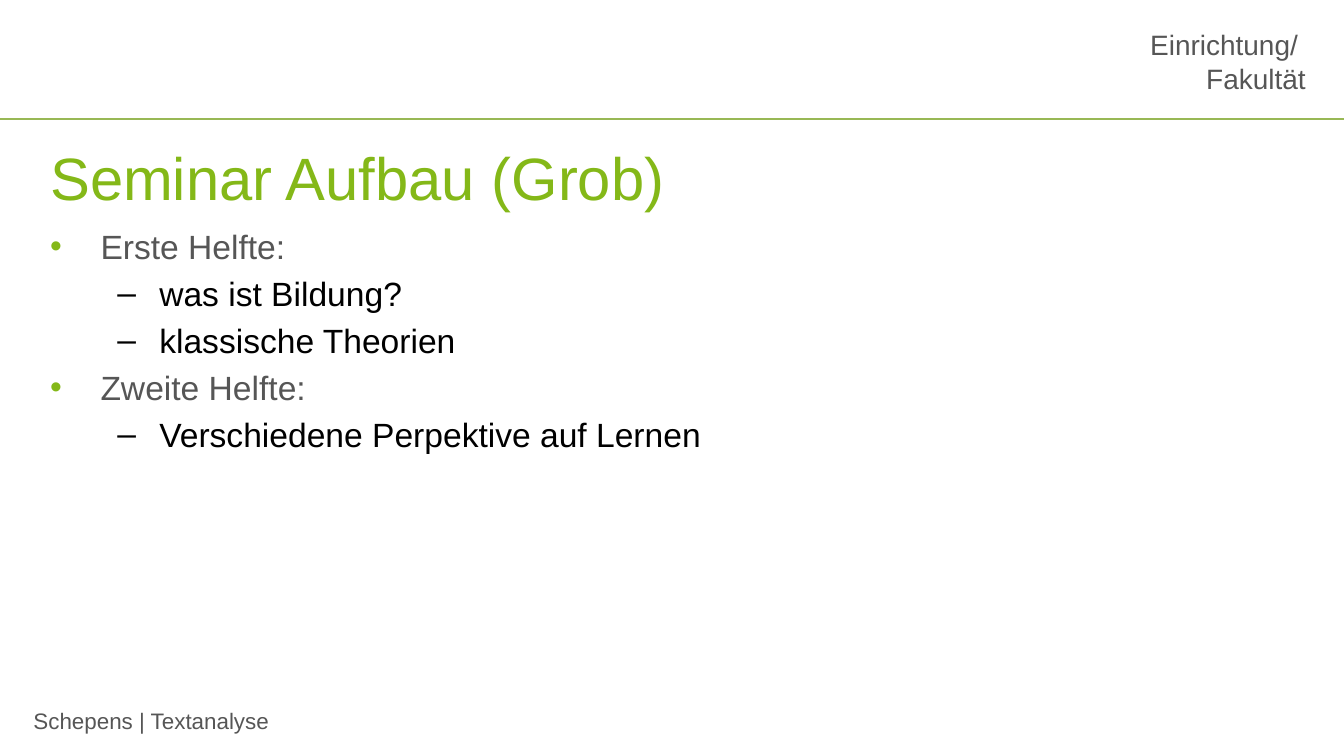
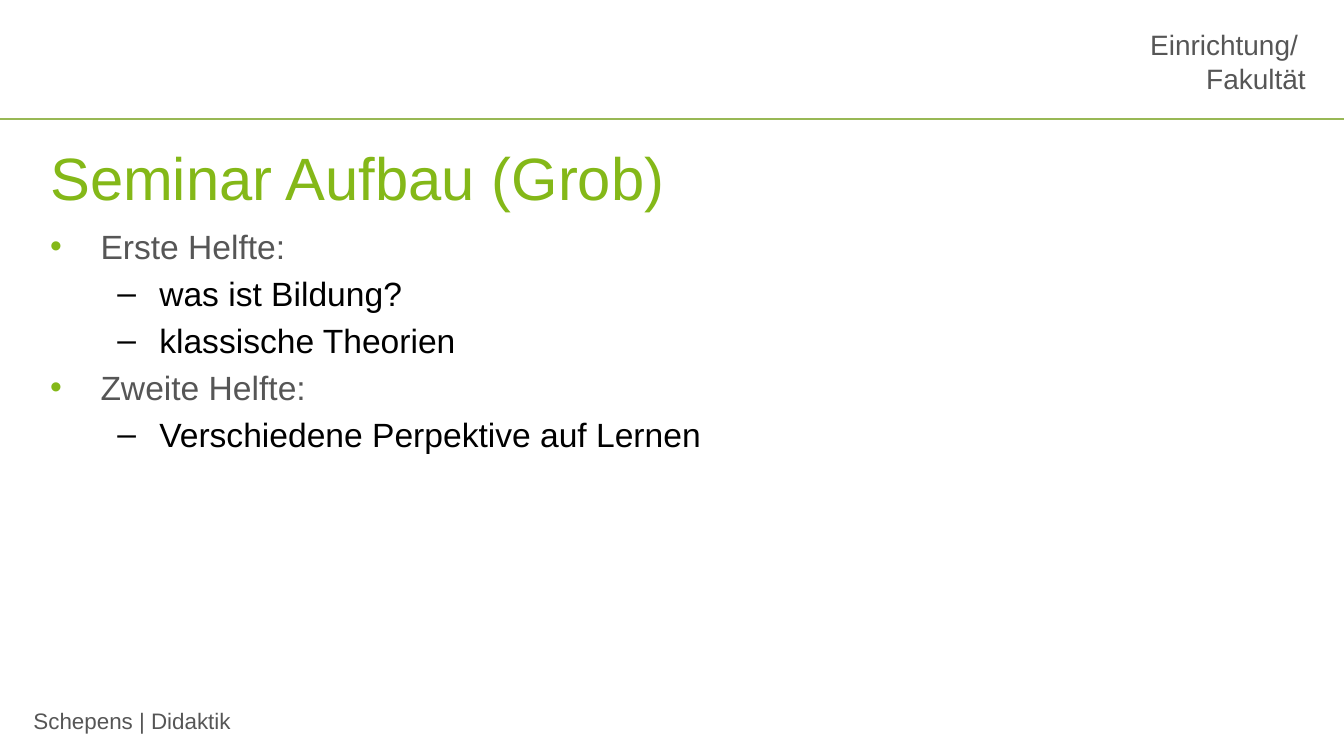
Before and after one commit to jobschepens/didakt, a slide deck: slide 14 of folien/week1.pptx (slide 10 before the commit). Drawn at 1344x756 pixels with LibreOffice and Linux fonts; fonts in the diff are those of the drawing; background and template pictures are left out. Boxes give left, top, right and bottom in pixels: in the first picture for what was removed or moved away, otherwise in the second. Text is boxed around its words. In the diff, an @@ line names an element or a change of style, - is before the commit and + after.

```diff
--- a/folien/week1.pptx
+++ b/folien/week1.pptx
@@ text at (x1=33, y1=713, x2=231, y2=734): text changed @@
-Schepens | Textanalyse
+Schepens | Didaktik
```
Also in this commit, not shown: 16 other slides changed, 1 slide added, 1 other file.
